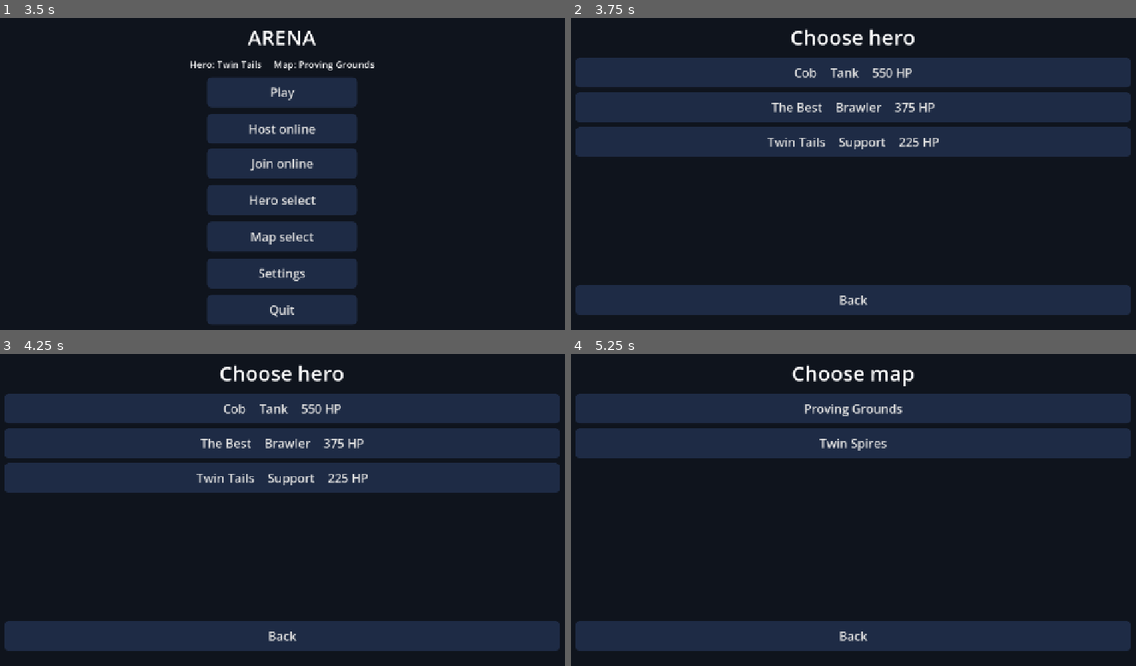
Above: before the commit, frames 1-4 (two rows, left to right).
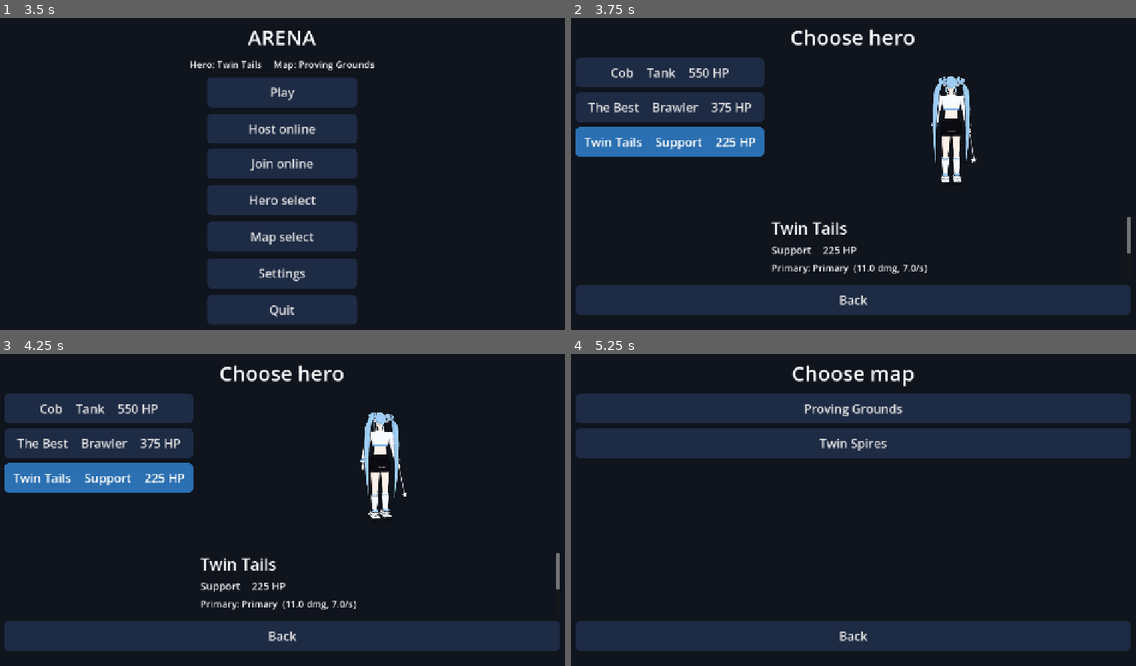
Above: after the commit, the same moments.

Repository: AvocadoFlour/arena
Game: Godot game, scene res://src/main.tscn
Same seed, same stepped clock (60 frames per second), same inputs: the game is played once before the commit and once after it.
Inputs:
- Up to frame 1 (3.5 s): click "Host online" at 0.5 s; click "Back" at 1.25 s; click "Join online" at 2 s; click "Back" at 2.75 s
- Up to frame 2 (3.75 s): click "Hero select" at 3.5 s
- Up to frame 3 (4.25 s): no input
- Up to frame 4 (5.25 s): click "Back" at 4.25 s; click "Map select" at 5 s

Frame 1 is identical in both runs. In frame 2, 24% of the frame differs, in the area x 0-100%, y 12-82%; in frame 3, 24%; in frame 4, nothing differs.

Commit message:
Miku queue 3: hero select 3D preview (SubViewport, HeroModel/GLB/primitive fallback, simple lighting, spin+drag, render only when visible, low_quality), role + ability list, responsive stacking, tests

Diff:
--- /dev/null
+++ b/src/ui/hero_detail.gd
@@ -0,0 +1,76 @@
+class_name HeroDetail
+extends BoxContainer
+## Hero-select detail: 3D preview + info (name, role, HP, primary, abilities with slot, type, cooldown and
+## "description" when the def has one). Horizontal when wide; on narrow screens (< NARROW px) the preview
+## stacks above the info. All text comes from the hero def (no new names).
+const NARROW := 900.0
+const SLOT_LABELS := {"ability1": "Ability 1", "ability2": "Ability 2", "ultimate": "Ultimate"}
+var preview: HeroPreview
+var info: VBoxContainer
+var def: Dictionary = {}
+
+func _ready() -> void:
+    size_flags_horizontal = Control.SIZE_EXPAND_FILL
+    size_flags_vertical = Control.SIZE_EXPAND_FILL
+    add_theme_constant_override("separation", 20)
+    preview = HeroPreview.new()
+    preview.size_flags_horizontal = Control.SIZE_EXPAND_FILL
+    preview.size_flags_vertical = Control.SIZE_EXPAND_FILL
+    add_child(preview)
+    var scroll := ScrollContainer.new()
+    scroll.size_flags_horizontal = Control.SIZE_EXPAND_FILL
+    scroll.size_flags_vertical = Control.SIZE_EXPAND_FILL
+    scroll.horizontal_scroll_mode = ScrollContainer.SCROLL_MODE_DISABLED
+    add_child(scroll)
+    info = VBoxContainer.new()
+    info.size_flags_horizontal = Control.SIZE_EXPAND_FILL
+    info.add_theme_constant_override("separation", 8)
+    scroll.add_child(info)
+    resized.connect(_relayout)
+
+func _relayout() -> void:
+    layout_for_width(size.x)
+
+func layout_for_width(w: float) -> void:
+    vertical = w < NARROW
+
+static func slot_line(slot: String, a: Dictionary) -> String:
+    var s := "%s: %s  (%s" % [SLOT_LABELS.get(slot, slot), a.get("name", a.get("id", "?")), str(a.get("type", "")).replace("_", " ")]
+    if a.has("cooldown") and not a.get("needs_ult", false):
+        s += ", %ss cooldown" % str(a.cooldown)
+    elif a.get("needs_ult", false) or slot == "ultimate":
+        s += ", needs full ultimate"
+    return s + ")"
+
+static func primary_line(d: Dictionary) -> String:
+    var p: Dictionary = d.get("primary", {})
+    return "Primary: %s  (%s dmg, %s/s)" % [KillFeed.primary_name(d), str(p.get("damage", "?")), str(p.get("fire_rate", "?"))]
+
+func show_def(d: Dictionary) -> void:
+    def = d
+    for c in info.get_children():
+        info.remove_child(c)
+        c.queue_free()
+    info.add_child(MenuStyle.label(str(d.get("name", d.get("id", "?"))), 34))
+    var role := MenuStyle.label("%s    %d HP" % [UiCatalog.role_label(d.get("role", "")), int(d.get("max_hp", 0))], 22)
+    role.name = "Role"
+    info.add_child(role)
+    info.add_child(MenuStyle.label(primary_line(d), 20))
+    var abs: Dictionary = d.get("abilities", {})
+    for slot in ["ability1", "ability2", "ultimate"]:
+        if not abs.has(slot):
+            continue
+        var a: Dictionary = abs[slot]
+        var l := MenuStyle.label(slot_line(slot, a), 20)
+        l.name = "Slot_" + slot
+        info.add_child(l)
+        if a.has("description"):
+            var dl := MenuStyle.label(str(a.description), 17)
+            dl.add_theme_color_override("font_color", Color(0.75, 0.8, 0.9))
+            info.add_child(dl)
+    preview.show_def(d)
+
+func show_path(path: String) -> void:
+    var j := JSON.new()
+    if j.parse(FileAccess.get_file_as_string(path)) == OK and j.data is Dictionary:
+        show_def(j.data)
--- /dev/null
+++ b/src/ui/hero_preview.gd
@@ -0,0 +1,158 @@
+class_name HeroPreview
+extends SubViewportContainer
+## Slowly rotating 3D preview of a hero in its own SubViewport/World3D (no gameplay nodes: nothing joins
+## the "heroes" group, no physics). Model source, in order:
+##   1. def.model_scene.path (GLB) via the heroes module's HeroModel.create (same toon look as in game),
+##   2. the raw GLB PackedScene if HeroModel is unavailable,
+##   3. the def's primitive "model" parts (INTERFACES §2), built read-only here like hero.gd does.
+## Cheap: renders only while visible (UPDATE_WHEN_VISIBLE + stops rotating when hidden); low_quality
+## halves the render resolution, disables MSAA and shadows. Drag (mouse or touch) to rotate.
+const SPIN := 0.5          ## rad/s
+const DRAG := 0.01         ## rad per px
+const TEAM_PREVIEW := Color("#3ea0ff")
+var vp: SubViewport
+var pivot: Node3D
+var cam: Camera3D
+var light: DirectionalLight3D
+var model: Node3D
+var source := ""           ## "scene" | "glb" | "primitive" | "none" (tests/debug)
+var def_id := ""
+var _dragging := false
+var _low := false
+
+func _ready() -> void:
+    custom_minimum_size = Vector2(320, 320)
+    stretch = true
+    mouse_filter = Control.MOUSE_FILTER_STOP
+    vp = SubViewport.new()
+    vp.own_world_3d = true
+    vp.transparent_bg = true
+    vp.render_target_update_mode = SubViewport.UPDATE_WHEN_VISIBLE
+    add_child(vp)
+    var env := WorldEnvironment.new()
+    var e := Environment.new()
+    e.background_mode = Environment.BG_CLEAR_COLOR
+    e.ambient_light_source = Environment.AMBIENT_SOURCE_COLOR
+    e.ambient_light_color = Color(0.55, 0.6, 0.7)
+    e.ambient_light_energy = 0.8
+    env.environment = e
+    vp.add_child(env)
+    light = DirectionalLight3D.new()
+    light.rotation_degrees = Vector3(-40, 35, 0)
+    light.light_energy = 1.2
+    vp.add_child(light)
+    var fill := DirectionalLight3D.new()
+    fill.rotation_degrees = Vector3(-20, -140, 0)
+    fill.light_energy = 0.4
+    vp.add_child(fill)
+    pivot = Node3D.new()
+    vp.add_child(pivot)
+    cam = Camera3D.new()
+    cam.position = Vector3(0, 1.1, 3.4)
+    cam.fov = 40
+    vp.add_child(cam)
+    cam.look_at(Vector3(0, 0.85, 0))
+    cam.current = true
+    apply_quality(Settings.low_quality)
+    Settings.low_quality_changed.connect(apply_quality)
+
+func _exit_tree() -> void:
+    if Settings.low_quality_changed.is_connected(apply_quality):
+        Settings.low_quality_changed.disconnect(apply_quality)
+
+func apply_quality(low: bool) -> void:
+    _low = low
+    stretch_shrink = 2 if low else 1
+    vp.msaa_3d = Viewport.MSAA_DISABLED if low else Viewport.MSAA_2X
+    light.shadow_enabled = not low
+
+## Shows the hero from a def dictionary. Replaces any previous model.
+func show_def(def: Dictionary) -> void:
+    if model:
+        pivot.remove_child(model)
+        model.queue_free()
+        model = null
+    def_id = str(def.get("id", ""))
+    source = "none"
+    var ms = def.get("model_scene")
+    if ms is Dictionary and ResourceLoader.exists(str(ms.get("path", ""))):
+        model = _from_scene(ms)
+    if model == null and def.get("model", []).size() > 0:
+        model = build_primitives(def.model)
+        source = "primitive"
+    if model:
+        pivot.add_child(model)
+    pivot.rotation.y = 0.0
+
+func _from_scene(ms: Dictionary) -> Node3D:
+    if ClassDB.class_exists("HeroModel") or ResourceLoader.exists("res://src/heroes/hero_model.gd"):
+        var hm = load("res://src/heroes/hero_model.gd").create(ms)
+        if hm != null:
+            source = "scene"
+            return hm
+    var ps = load(str(ms.path))
+    if ps is PackedScene:
+        var n: Node3D = Node3D.new()
+        n.add_child(ps.instantiate())
+        n.rotation_degrees.y = float(ms.get("yaw_deg", 180.0))
+        n.scale = Vector3.ONE * float(ms.get("scale", 1.0))
+        source = "glb"
+        return n
+    return null
+
+## Primitive parts (§2 "model" + optional rot/scale/pivot/colour keys); "team" colour = team-0 blue.
+static func build_primitives(parts: Array) -> Node3D:
+    var root := Node3D.new()
+    for p in parts:
+        var mi := MeshInstance3D.new()
+        match str(p.get("shape", "box")):
+            "capsule":
+                var m := CapsuleMesh.new()
+                m.radius = float(p.radius)
+                m.height = maxf(float(p.height), float(p.radius) * 2.0)
+                mi.mesh = m
+            "sphere":
+                var s := SphereMesh.new()
+                s.radius = float(p.radius)
+                s.height = float(p.radius) * 2.0
+                mi.mesh = s
+            _:
+                var b := BoxMesh.new()
+                var sz: Array = p.get("size", [0.3, 0.3, 0.3])
+                b.size = Vector3(sz[0], sz[1], sz[2])
+                mi.mesh = b
+        var mat := StandardMaterial3D.new()
+        var c := str(p.get("color", "#cccccc"))
+        mat.albedo_color = TEAM_PREVIEW if c == "team" else Color(c)
+        mat.roughness = float(p.get("roughness", 0.75))
+        mat.metallic = float(p.get("metallic", 0.0))
+        if p.has("emission"):
+            mat.emission_enabled = true
+            mat.emission = Color(str(p.emission))
+        mi.material_override = mat
+        var pos: Array = p.get("pos", [0, 0, 0])
+        mi.position = Vector3(pos[0], pos[1], pos[2])
+        if p.has("rot"):
+            mi.rotation_degrees = Vector3(p.rot[0], p.rot[1], p.rot[2])
+        if p.has("scale"):
+            mi.scale = Vector3(p.scale[0], p.scale[1], p.scale[2])
+        root.add_child(mi)
+    root.rotation_degrees.y = 180.0   # face the camera
+    return root
+
+func _process(dt: float) -> void:
+    if not is_visible_in_tree():
+        return   # hidden: no spin; the viewport itself only renders when visible
+    if not _dragging:
+        pivot.rotation.y += SPIN * dt
+
+func _gui_input(event: InputEvent) -> void:
+    if event is InputEventMouseButton and event.button_index == MOUSE_BUTTON_LEFT:
+        _dragging = event.pressed
+    elif event is InputEventScreenTouch:
+        _dragging = event.pressed
+    elif (event is InputEventMouseMotion and _dragging) or event is InputEventScreenDrag:
+        drag(event.relative.x)
+
+func drag(dx: float) -> void:
+    pivot.rotation.y += dx * DRAG
--- a/src/ui/main_menu.gd
+++ b/src/ui/main_menu.gd
@@ -60,6 +60,8 @@
     if options_only:
         visible = true
     current = n
+    if n == "heroes":
+        _refresh_hero_detail.call_deferred()
     for k in screens:
         screens[k].visible = k == n
     _refresh_info()
@@ -154,15 +156,55 @@
     col.add_theme_constant_override("separation", 10)
     scroll.add_child(col)
     for e in list:
-        var b := MenuStyle.button(fmt.call(e), func(): select(kind, e.path); show_screen("main"))
+        var cb := (func(): select(kind, e.path)) if kind == "hero" else (func(): select(kind, e.path); show_screen("main"))
+        var b := MenuStyle.button(fmt.call(e), cb)
         b.size_flags_horizontal = Control.SIZE_EXPAND_FILL
+        b.toggle_mode = kind == "hero"
+        b.set_meta("path", e.path)
         col.add_child(b)
+    if kind == "hero":
+        # Hero select: list | detail (3D preview + role + abilities). Picking a hero updates the detail
+        # and stays here; Back returns. The split stacks vertically on narrow screens.
+        v.remove_child(scroll)
+        var split := HeroSplit.new()
+        split.size_flags_vertical = Control.SIZE_EXPAND_FILL
+        v.add_child(split)
+        scroll.custom_minimum_size.x = 360
+        split.add_child(scroll)
+        hero_detail = HeroDetail.new()
+        split.add_child(hero_detail)
+        hero_list = col
     v.add_child(MenuStyle.button("Back", func(): show_screen("main")))
     return rv[0]
+
+var hero_detail: HeroDetail
+var hero_list: VBoxContainer
+
+## List + detail container: side by side when wide, stacked when narrow (detail first = preview on top).
+class HeroSplit extends BoxContainer:
+    func _ready() -> void:
+        add_theme_constant_override("separation", 16)
+        resized.connect(func(): set_narrow(size.x < HeroDetail.NARROW))
+    func set_narrow(n: bool) -> void:
+        vertical = n
+        if get_child_count() == 2:
+            var detail := get_child(0) if get_child(0) is HeroDetail else get_child(1)
+            move_child(detail, 0 if n else 1)
+
+func _refresh_hero_detail() -> void:
+    if hero_detail == null or not hero_detail.is_inside_tree():
+        return
+    if hero_detail.preview == null:
+        return
+    hero_detail.show_path(UiCatalog.selected_hero)
+    for b in hero_list.get_children():
+        if b is Button:
+            b.set_pressed_no_signal(b.get_meta("path", "") == UiCatalog.selected_hero)
 
 func select(kind: String, path: String) -> void:
     if kind == "hero":
         UiCatalog.selected_hero = path
+        _refresh_hero_detail()
     else:
         UiCatalog.selected_map = path
     _refresh_info()
--- /dev/null
+++ b/tests/ui_round12_test.gd
@@ -0,0 +1,110 @@
+extends "res://tests/test_base.gd"
+## Miku queue 3: hero-select 3D preview + role/ability info, responsive, cheap, low_quality.
+var tree: SceneTree
+
+func _def(id: String) -> Dictionary:
+    return JSON.parse_string(FileAccess.get_file_as_string("res://src/heroes/%s.json" % id))
+
+func _preview() -> HeroPreview:
+    var p := HeroPreview.new()
+    tree.root.add_child(p)
+    return p
+
+func test_preview_uses_glb_when_referenced() -> void:
+    var p := _preview()
+    for h in UiCatalog.list_heroes():
+        var d := _def(h.id)
+        p.show_def(d)
+        if d.has("model_scene"):
+            check(p.source == "scene" or p.source == "glb", h.id + " uses its GLB (" + p.source + ")")
+        else:
+            check(p.source == "primitive", h.id + " primitive fallback")
+        check(p.model != null and p.model.get_parent() == p.pivot, h.id + " model in preview world")
+    check(tree.get_nodes_in_group("heroes").is_empty() or tree.get_nodes_in_group("heroes").all(func(n): return not p.is_ancestor_of(n)), "no gameplay heroes created")
+    p.free()
+
+func test_primitive_fallback_and_missing_glb() -> void:
+    var p := _preview()
+    var d := _def("cob")
+    d.model_scene = {"path": "res://does/not/exist.glb"}
+    p.show_def(d)
+    check(p.source == "primitive" and p.model.get_child_count() == d.model.size(), "missing GLB -> primitives (%d parts)" % d.model.size())
+    var team_part := HeroPreview.build_primitives([{"shape": "capsule", "radius": 0.3, "height": 1.2, "pos": [0, 0.9, 0], "color": "team"}])
+    var mi: MeshInstance3D = team_part.get_child(0)
+    check(mi.mesh is CapsuleMesh and mi.material_override.albedo_color == HeroPreview.TEAM_PREVIEW, "team colour part")
+    team_part.free()
+    p.free()
+
+func test_selection_change_updates_preview_and_info() -> void:
+    var mm := MainMenu.new()
+    tree.root.add_child(mm)
+    mm.show_screen("heroes")
+    var hs := UiCatalog.list_heroes()
+    for h in hs:
+        mm.select("hero", h.path)
+        check(mm.hero_detail.preview.def_id == h.id, "preview follows selection: " + h.id)
+        var role: Label = mm.hero_detail.info.find_child("Role", true, false)
+        check(role.text.begins_with(UiCatalog.role_label(h.role)), "role shown: " + role.text)
+        var d := _def(h.id)
+        for slot in ["ability1", "ability2", "ultimate"]:
+            var l: Label = mm.hero_detail.info.find_child("Slot_" + slot, true, false)
+            check(l != null and l.text.contains(d.abilities[slot].name), "%s %s listed" % [h.id, slot])
+    check(mm.current == "heroes", "picking a hero stays on the screen")
+    var btns: Array = mm.screens.heroes.find_children("*", "Button", true, false)
+    check(btns.all(func(b): return b.custom_minimum_size.y >= 64), "touch-size buttons")
+    var pressed: Array = btns.filter(func(b): return b.button_pressed)
+    check(pressed.size() == 1 and pressed[0].get_meta("path") == UiCatalog.selected_hero, "selected hero marked")
+    mm.free()
+
+func test_slot_lines_and_description() -> void:
+    var a := {"id": "x", "name": "Thing", "type": "shield_wall", "cooldown": 12.0}
+    check(HeroDetail.slot_line("ability2", a) == "Ability 2: Thing  (shield wall, 12.0s cooldown)", HeroDetail.slot_line("ability2", a))
+    check(HeroDetail.slot_line("ultimate", {"name": "U", "type": "nova", "cooldown": 1.0, "needs_ult": true}).contains("needs full ultimate"), "ultimate")
+    var hd := HeroDetail.new()
+    tree.root.add_child(hd)
+    var d := _def("twin_tails")
+    d.abilities.ability1["description"] = "Plain test text."
+    hd.show_def(d)
+    check(hd.info.find_children("*", "Label", true, false).any(func(l): return l.text == "Plain test text."), "description shown when present")
+    hd.free()
+
+func test_responsive_stack() -> void:
+    var hd := HeroDetail.new()
+    tree.root.add_child(hd)
+    hd.layout_for_width(600)
+    check(hd.vertical and hd.get_child(0) == hd.preview, "narrow: preview stacked on top")
+    hd.layout_for_width(1200)
+    check(not hd.vertical, "wide: side by side")
+    hd.free()
+    var sp := MainMenu.HeroSplit.new()
+    var lst := Control.new()
+    var det := HeroDetail.new()
+    sp.add_child(lst)
+    sp.add_child(det)
+    sp.set_narrow(true)
+    check(sp.vertical and sp.get_child(0) == det, "narrow split: detail (preview) above list")
+    sp.set_narrow(false)
+    check(not sp.vertical and sp.get_child(1) == det, "wide split: list left, detail right")
+    sp.free()
+
+func test_cheap_rendering_and_low_quality() -> void:
+    var keep: bool = Settings.low_quality
+    var p := _preview()
+    check(p.vp.render_target_update_mode == SubViewport.UPDATE_WHEN_VISIBLE, "renders only while visible")
+    Settings.set_low_quality(true)
+    check(p.stretch_shrink == 2 and p.vp.msaa_3d == Viewport.MSAA_DISABLED and not p.light.shadow_enabled, "low quality applied live")
+    Settings.set_low_quality(false)
+    check(p.stretch_shrink == 1 and p.light.shadow_enabled, "normal quality")
+    p.show_def(_def("cob"))
+    p.visible = false
+    var r := p.pivot.rotation.y
+    p._process(1.0)
+    check(p.pivot.rotation.y == r, "no spin while hidden")
+    p.visible = true
+    p._process(1.0)
+    check(p.pivot.rotation.y > r, "spins when visible")
+    var r2 := p.pivot.rotation.y
+    p.drag(100)
+    check(p.pivot.rotation.y > r2, "drag rotates")
+    p.free()
+    Settings.set_low_quality(keep)
Not shown, added: src/ui/hero_detail.gd.uid
Not shown, added: src/ui/hero_preview.gd.uid
Not shown, added: tests/ui_round12_test.gd.uid
Not shown, changed: docs/requests/ui.md
